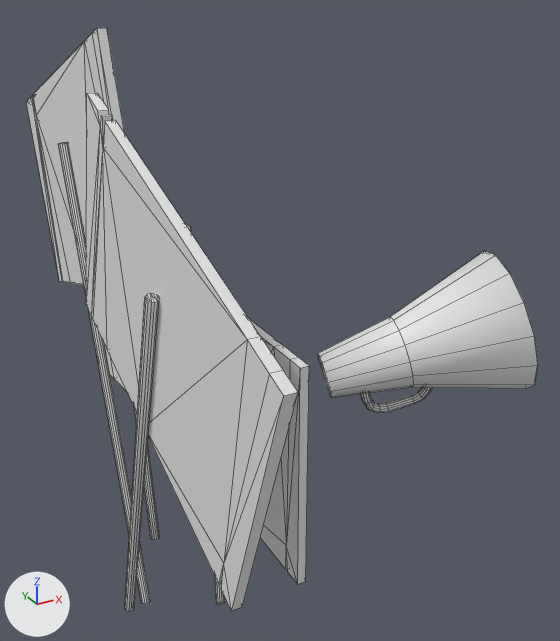
What one commit did to the Blender file Assets/3DObjects/Arts3D/Woman/Girls girls girls/manif1.blend.
Camera for both pictures: a 50 mm lens placed at (-2.69, -7.61, 6.64), pointed at (1.54, 0.08, 2.79). The lights are fixed; the arrows at lower left show +X, +Y and +Z. The picture after the commit comes second. Mesh edges are drawn as thin lines.
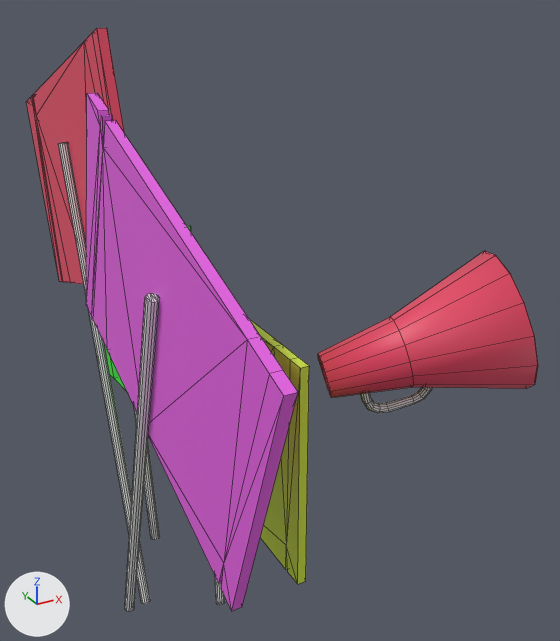
What changed in the scene script:
```text
Add mat_material_001:
    mat_material_001 = principled_material('Material.001')
    mat_material_001.base_color = (0.62, 0.8, 0.0476)  # green #cee73e
Add mat_material_002:
    mat_material_002 = principled_material('Material.002')
    mat_material_002.base_color = (0.8, 0.8, 0.8)  # white #e7e7e7
Add mat_material_005:
    mat_material_005 = principled_material('Material.005')
    mat_material_005.base_color = (0.041, 0.8, 0.0341)  # green #39e734
Add mat_material_003:
    mat_material_003 = principled_material('Material.003')
    mat_material_003.base_color = (0.8, 0.0672, 0.131)  # red #e74965
Add mat_material_004:
    mat_material_004 = principled_material('Material.004')
    mat_material_004.base_color = (0.8, 0.12, 0.772)  # pink #e761e4
Change me_cylinder:
    where me_cylinder.from_pydata(...)  # 484 vertices, 592 faces; spans x -3.42..3.78, y -2.52..5.34, z -4.16..1.01
    used by ob_cylinder; location = (2.12, -1.82, 3.09); rotation_euler = (0.729, 1.216, 0.402), in degrees (42, 70, 23)
    me_cylinder part 1: 17 of the faces centred in x 0.02..1.91, y -1.03..0.0, z -2.27..-1.4 switch from no material to mat_material_001 (green #cee73e)
    me_cylinder part 2: 5 of the faces centred in x -0.42..0.5, y 1.13..1.78, z -2.19..-1.88 switch from no material to mat_material_001 (green #cee73e)
    me_cylinder part 3: 2 of the faces centred in x -0.68..-0.64, y -0.44..-0.2, z -1.32..-1.23 switch from no material to mat_material_001 (green #cee73e)
    me_cylinder part 4: 84 of the faces centred in x -0.73..0.73, y -0.71..0.71, z -1.0..1.0 switch from no material to mat_material_003 (red #e74965)
    me_cylinder part 5: 38 of the faces centred in x -2.6..0.4, y 2.79..5.18, z -4.07..-2.91 switch from no material to mat_material_003 (red #e74965)
    me_cylinder part 6: 19 of the faces centred in x -3.37..-0.7, y 0.84..2.33, z -2.97..-2.16 switch from no material to mat_material_003 (red #e74965)
    me_cylinder part 7: 35 of the faces centred in x -3.05..-0.37, y -0.49..1.46, z -3.26..-2.19 switch from no material to mat_material_004 (pink #e761e4)
    me_cylinder part 8: 19 of the faces centred in x -2.4..0.07, y -2.42..-1.14, z -2.63..-1.45 switch from no material to mat_material_004 (pink #e761e4)
    me_cylinder part 9: 3 of the faces centred in x -2.73..-2.7, y -0.61..-0.11, z -2.08..-1.89 switch from no material to mat_material_004 (pink #e761e4)
    me_cylinder part 10: 38 of the faces centred in x -1.32..1.53, y 1.96..4.06, z -3.9..-2.63 switch from no material to mat_material_005 (green #39e734)
    add me_cylinder.materials.append(mat_material_002)  # white #e7e7e7
```

Changed parts and their boxes [x1, y1, x2, y2] in the pictures (560 x 641 px):
part 1 of me_cylinder, recoloured (darker): [260, 347, 309, 584] in both
part 2 of me_cylinder, recoloured (white to green): [249, 319, 282, 352] in both
part 3 of me_cylinder, recoloured (darker): [275, 345, 309, 368] in both
part 4 of me_cylinder, recoloured (white to red): [318, 251, 538, 398] in both
part 5 of me_cylinder, recoloured (white to red): [26, 42, 86, 284] in both
part 6 of me_cylinder, recoloured (white to red): [84, 28, 125, 134] in both
part 7 of me_cylinder, recoloured (white to pink): [86, 93, 247, 423] in both
part 8 of me_cylinder, recoloured (white to pink): [148, 337, 298, 611] in both
part 9 of me_cylinder, recoloured: [103, 121, 261, 340] in both
part 10 of me_cylinder, recoloured (white to green): [105, 346, 127, 391] in both
